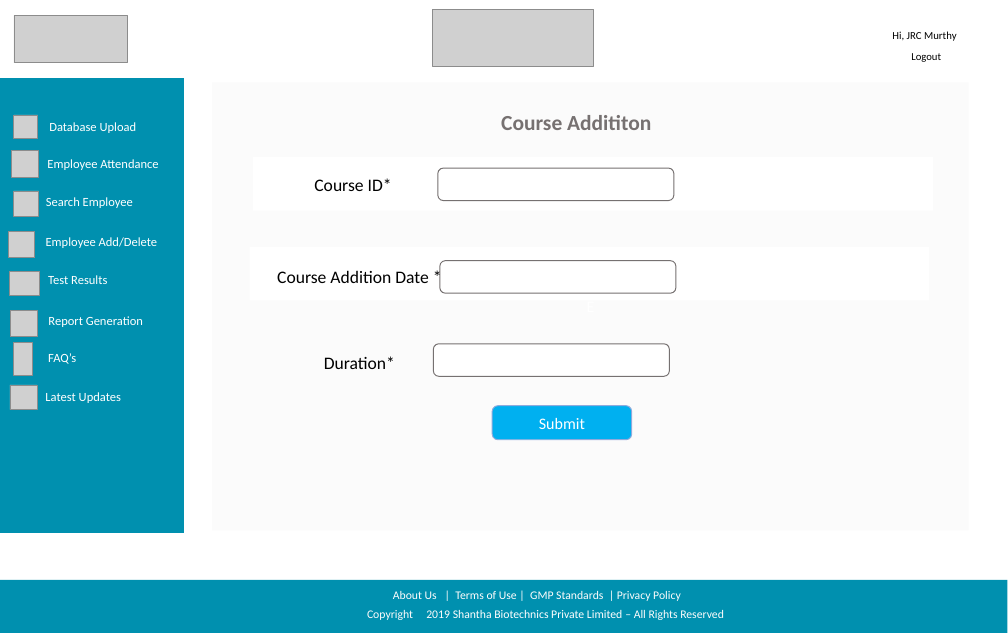
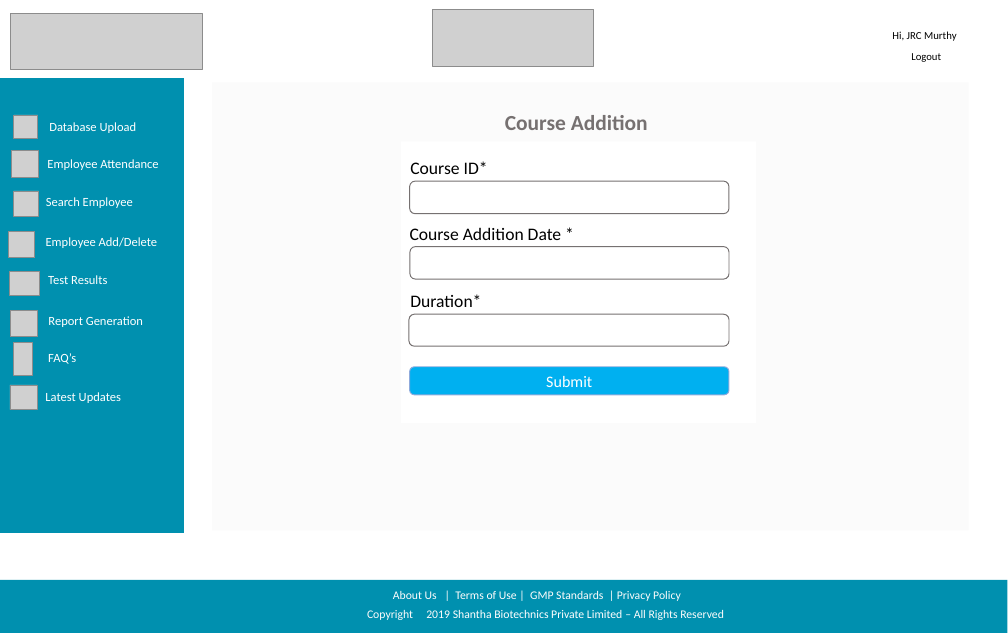
Before and after one commit to sarthakbhutani/Shantha_sih2019, a slide deck: slide 2 of Documentation/Screen Designs/Shanta Sanofi Screen Designs.pptx. Drawn at 1008x633 pixels with LibreOffice and Linux fonts; fonts in the diff are those of the drawing; grey boxes stand for pictures; background and template pictures are left out. Boxes give left, top, right and bottom in pixels: in the first picture for what was removed or moved away, otherwise in the second. Text is boxed around its words. In the diff, an @@ line names an element or a change of style, - is before the commit and + after.

```diff
--- a/Documentation/Screen Designs/Shanta Sanofi Screen Designs.pptx
+++ b/Documentation/Screen Designs/Shanta Sanofi Screen Designs.pptx
@@ picture resized from (x1=14, y1=15, x2=127, y2=63) to (x1=11, y1=13, x2=203, y2=69) @@
@@ text at (x1=505, y1=115, x2=648, y2=130): text changed @@
-Course Addititon
+Course Addition
@@ text "E" rewrapped from (x1=250, y1=247, x2=929, y2=300) to (x1=574, y1=278, x2=582, y2=280) @@
@@ text removed at (x1=253, y1=157, x2=933, y2=210) @@
-E
@@ text "Course ID*" moved from (x1=314, y1=178, x2=392, y2=191) to (x1=410, y1=161, x2=488, y2=174) @@
@@ rounded rectangle resized from (x1=438, y1=168, x2=674, y2=200) to (x1=409, y1=181, x2=729, y2=214) @@
@@ text "Course Addition Date *" moved from (x1=277, y1=270, x2=429, y2=283) to (x1=410, y1=227, x2=562, y2=240) @@
@@ rounded rectangle resized from (x1=440, y1=261, x2=676, y2=293) to (x1=410, y1=247, x2=729, y2=279) @@
@@ text "Duration*" moved from (x1=324, y1=356, x2=395, y2=369) to (x1=410, y1=294, x2=481, y2=307) @@
@@ rounded rectangle resized from (x1=433, y1=344, x2=670, y2=376) to (x1=409, y1=314, x2=729, y2=346) @@
@@ rounded rectangle "Submit" resized from (x1=492, y1=406, x2=632, y2=440) to (x1=409, y1=366, x2=729, y2=395) @@
```
Also in this commit, not shown: 15 other slides changed, 3 slides removed.
